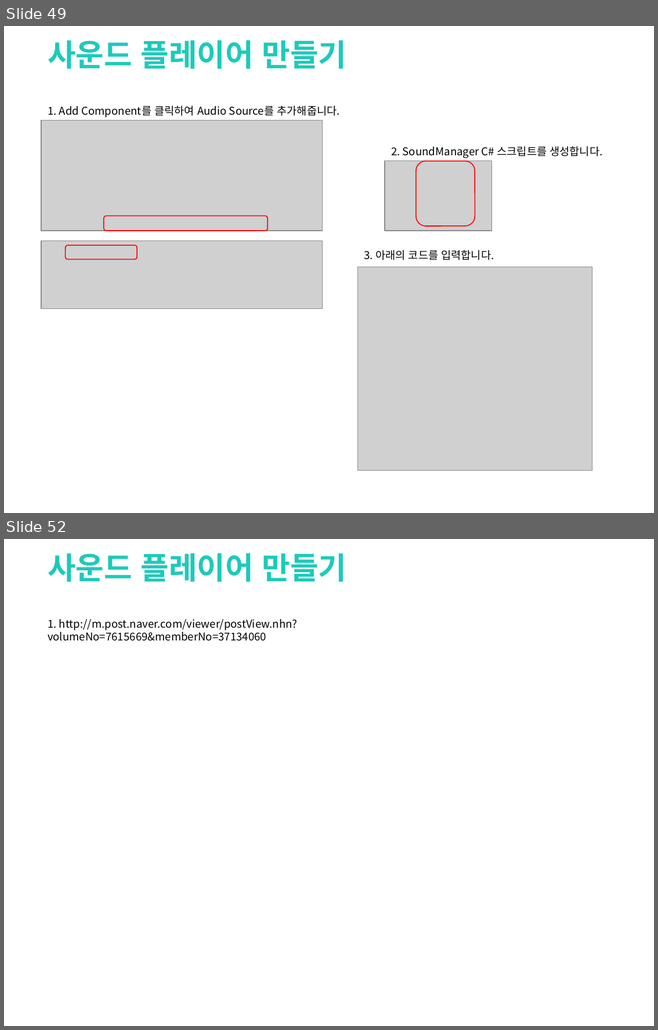
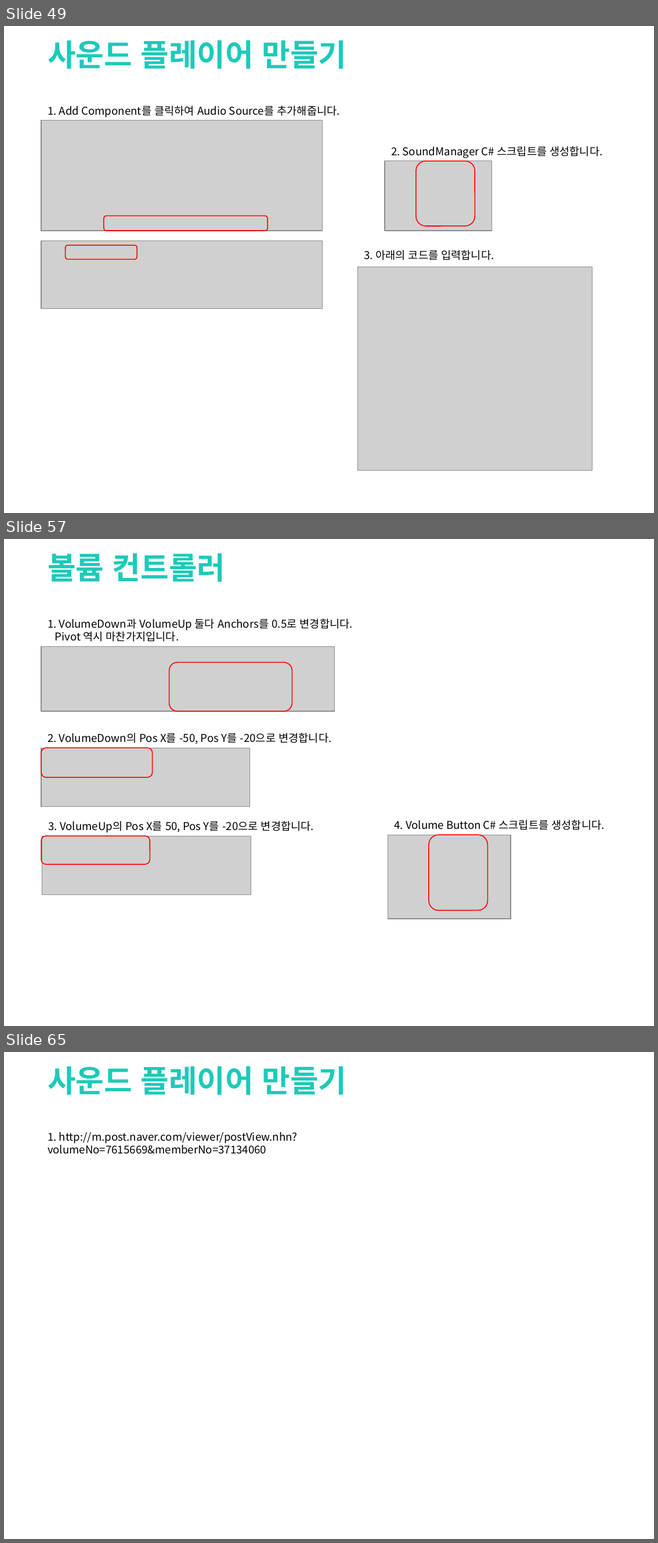
Before and after one commit to clianor/Unity-Final-Project, a slide deck: 기말과제.pptx. Shown one above the other, each under a label of ours: slides 49 and 52 before the commit, slides 49, 57 and 65 after it; the slides between them are not shown. The pictures are 658x1030 and 658x1543 pixels, drawn with LibreOffice and Linux fonts; fonts in the diff are those of the drawing; grey boxes stand for pictures; background and template pictures are left out. Boxes give left, top, right and bottom in pixels: in the first picture for what was removed or moved away, otherwise in the second. Text is boxed around its words. In the diff, an @@ line names an element or a change of style, - is before the commit and + after.

Commit message:
볼륨 컨트롤러 추가

```diff
--- a/기말과제.pptx
+++ b/기말과제.pptx
@@ slide 57 added at bbox=[4, 539, 654, 1026], background picture (left out) @@
@@ text added at bbox=[48, 553, 225, 582], 34 pt, text #1CCAB9, bold @@
+볼륨 컨트롤러
@@ text added at bbox=[48, 618, 353, 642], 12 pt, text #000000 @@
+1. VolumeDown과 VolumeUp 둘다 Anchors를 0.5로 변경합니다.
+Pivot 역시 마찬가지입니다.
@@ picture added at bbox=[41, 647, 335, 712] @@
@@ rounded rectangle added at bbox=[169, 663, 292, 711], outline #FF0000 1 pt @@
@@ text added at bbox=[48, 733, 331, 744], 12 pt, text #000000 @@
+2. VolumeDown의 Pos X를 -50, Pos Y를 -20으로 변경합니다.
@@ picture added at bbox=[41, 748, 249, 806] @@
@@ rounded rectangle added at bbox=[41, 748, 152, 777], outline #FF0000 1 pt @@
@@ text added at bbox=[48, 821, 314, 833], 12 pt, text #000000 @@
+3. VolumeUp의 Pos X를 50, Pos Y를 -20으로 변경합니다.
@@ text added at bbox=[394, 820, 604, 830], 12 pt, text #000000 @@
+4. Volume Button C# 스크립트를 생성합니다.
@@ rounded rectangle added at bbox=[41, 836, 150, 864], outline #FF0000 1 pt @@
@@ picture added at bbox=[42, 836, 250, 895] @@
@@ picture added at bbox=[388, 835, 511, 919] @@
@@ rounded rectangle added at bbox=[429, 835, 488, 911], outline #FF0000 1 pt @@
@@ what was slide 52 is now slide 65 @@
```
Also in this commit, not shown: 2 slides changed, 12 other slides added, 25 other files.
